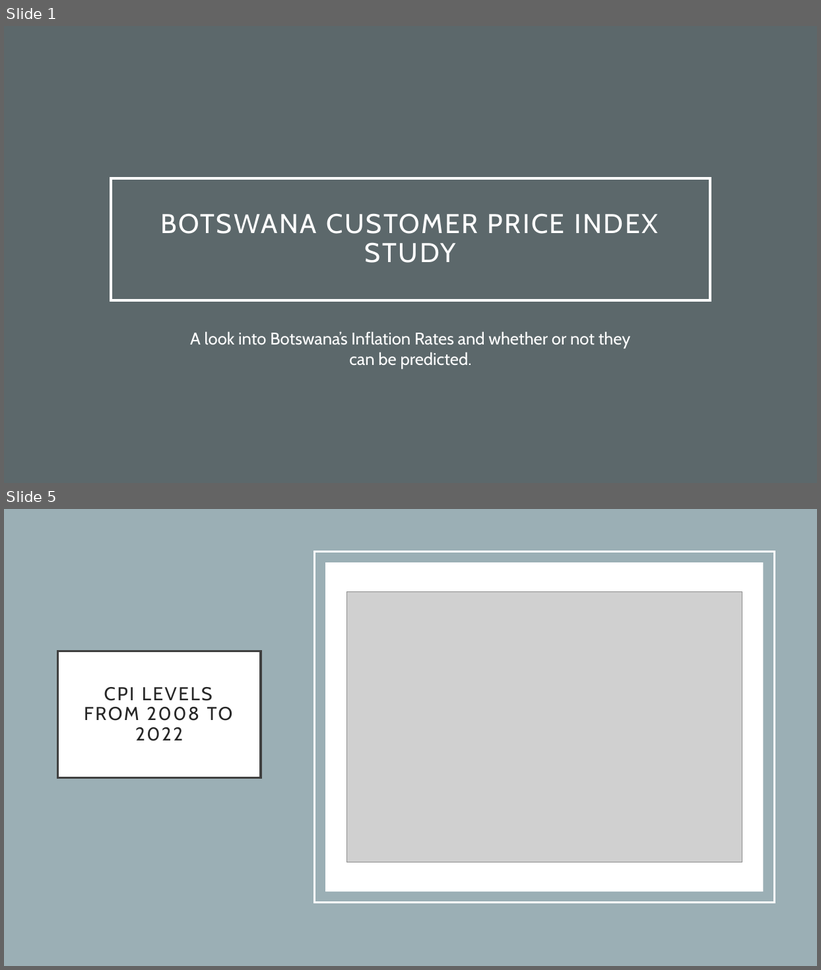
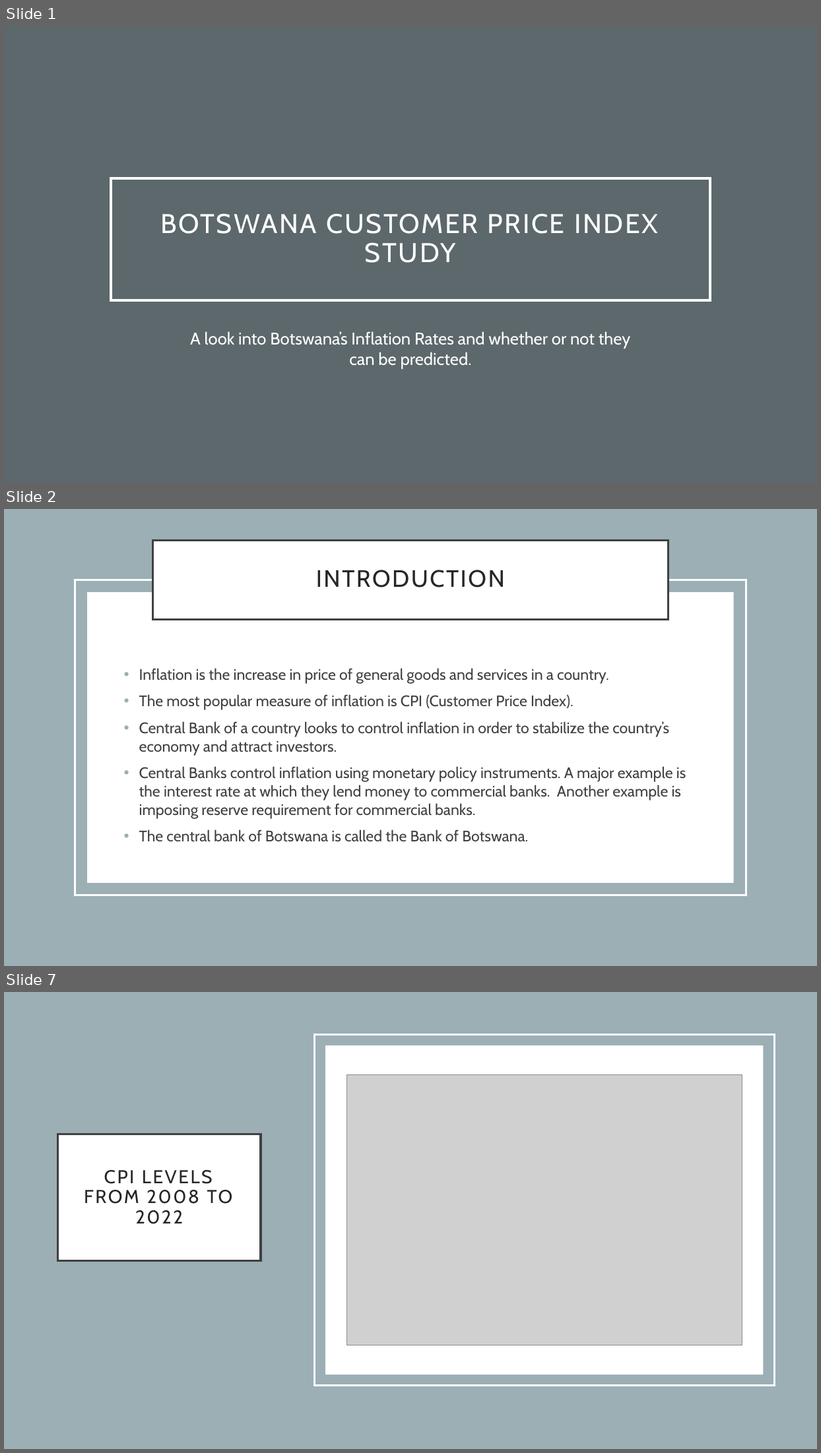
Before and after one commit to Thaps/DataScienceGuidedCapstone, a slide deck: Unit25AdvancedSQL/BOTSWANA CUSTOMER PRICE Index study.pptx. Shown one above the other, each under a label of ours: slides 1 and 5 before the commit, slides 1, 2 and 7 after it; the slides between them are not shown. The pictures are 821x970 and 821x1453 pixels, drawn with LibreOffice and Linux fonts; fonts in the diff are those of the drawing; grey boxes stand for pictures. Boxes give left, top, right and bottom in pixels: in the first picture for what was removed or moved away, otherwise in the second. Text is boxed around its words. In the diff, an @@ line names an element or a change of style, - is before the commit and + after.

```diff
--- a/Unit25AdvancedSQL/BOTSWANA CUSTOMER PRICE Index study.pptx
+++ b/Unit25AdvancedSQL/BOTSWANA CUSTOMER PRICE Index study.pptx
@@ slide 2 added at [4, 509, 817, 966], background #FFFFFF @@
@@ rectangle added at [4, 509, 817, 966], fill #9BAFB5 @@
@@ title added at [153, 540, 668, 619], fill #FFFFFF, outline #404040 2.5 pt, 28 pt, text #262626 @@
+INTRODUCTION
@@ rectangle added at [75, 580, 746, 896], outline #FFFFFF 2.5 pt @@
@@ rectangle added at [88, 592, 734, 883], fill #FFFFFF @@
@@ text added at [139, 668, 686, 842], 18 pt, text #404040 @@
+• Inflation is the increase in price of general goods and services in a country.
+• The most popular measure of inflation is CPI (Customer Price Index).
+• Central Bank of a country looks to control inflation in order to stabilize the country’s economy and attract investors.
+• Central Banks control inflation using monetary policy instruments. A major example is the interest rate at which they lend money to commercial banks. Another example is imposing reserve requirement for commercial banks.
+• The central bank of Botswana is called the Bank of Botswana.
@@ what was slide 5 is now slide 7 @@
```
Also in this commit, not shown: 8 slides changed.
